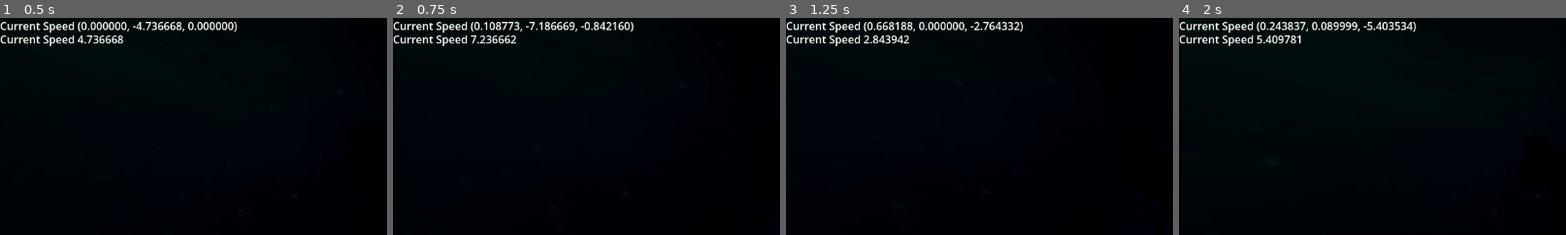
Above: before the commit, frames 1-4 (left to right).
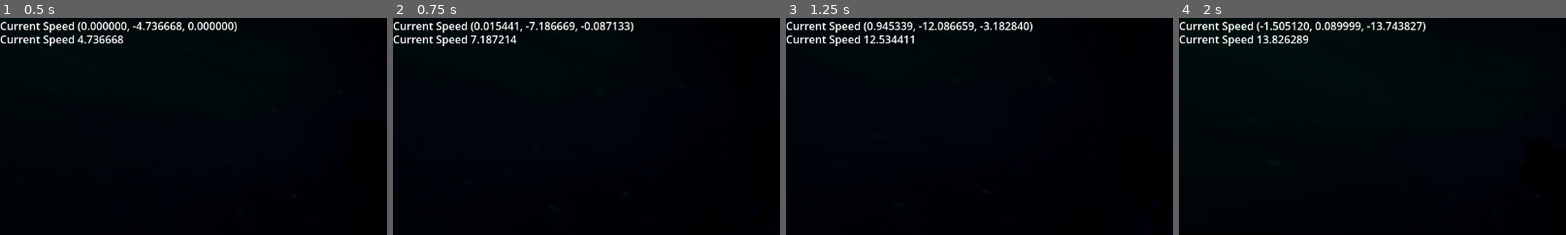
Above: after the commit, the same moments.

Repository: sobakacece/arcticmonkeys
Game: Godot game, scene res://TestScene_3d.tscn
The game is run twice, just before and just after one commit, with the same random seed, the same clock (stepped at 60 frames per second) and the same inputs.
Inputs (mouse positions are % of the whole screen's width and height, from its top left):
- Up to frame 1 (0.5 s): no input
- Up to frame 2 (0.75 s): tap Enter (ui_accept) at 0.5 s; move the mouse to (55, 50) at 0.52 s; hold W (move_forward) from 0.53 s (still down)
- Up to frame 3 (1.25 s): keep holding W (move_forward); tap Enter (ui_accept) at 0.77 s
- Up to frame 4 (2 s): keep holding W (move_forward); move the mouse to (45, 50) at 1.27 s; tap Enter (ui_accept) at 1.52 s
The pictures show only the part of the screen within x 0-50%, y 0-50%; the shares and areas given below are measured in that part.

Frame 1 is identical in both runs. In frame 2, 0.7% of the frame differs, in the area x 22-62%, y 1-13%; in frame 3, 1.4%; in frame 4, 1.6%, in the area x 20-64%, y 1-13%.

Commit message:
Curves to acceleration

Diff:
--- a/TestScene_3d.tscn
+++ b/TestScene_3d.tscn
@@ -33,7 +33,6 @@
 [node name="Player" parent="." instance=ExtResource("2_sb0ac")]
 transform = Transform3D(1, 0, 0, 0, 1, 0, 0, 0, 1, 0, 10.9649, 0)
 turn_speed = 1.0
-acceleration_time = 0.2
 slowdown_time = 0.2
 
 [node name="Wall" parent="." instance=ExtResource("1_fjdu6")]
--- a/player.tscn
+++ b/player.tscn
@@ -4,12 +4,14 @@
 [ext_resource type="PackedScene" uid="uid://bqx666vmubd6c" path="res://assets/3D/char.tscn" id="2_85a4p"]
 
 [sub_resource type="Curve" id="Curve_lyvwj"]
-_data = [Vector2(0.00353357, 0), 0.0, 0.0, 0, 0, Vector2(0.469965, 0.451429), 0.0, 0.0, 0, 0, Vector2(0.770318, 0.468571), 0.0, 0.0, 0, 0, Vector2(1, 1), 0.0, 0.0, 0, 0]
-point_count = 4
+_data = [Vector2(0, 0), 0.0, 0.0, 0, 0, Vector2(1, 1), 1.4, 0.0, 0, 0]
+point_count = 2
 
 [sub_resource type="Curve" id="Curve_w0o3t"]
-_data = [Vector2(0.00353357, 0.982857), 0.0, 0.0, 0, 0, Vector2(0.636042, 0.588571), 0.0, 0.0, 0, 0, Vector2(0.773852, 0.557243), 0.0, 0.0, 0, 0, Vector2(1, 0), 0.0, 0.0, 0, 0]
-point_count = 4
+min_value = -1.0
+max_value = 0.0
+_data = [Vector2(0, -1), 0.0, 1.4, 0, 0, Vector2(1, 0), 0.0, 0.0, 0, 0]
+point_count = 2
 
 [sub_resource type="CapsuleShape3D" id="CapsuleShape3D_hrgk7"]
 
@@ -21,15 +23,16 @@
 physics_interpolation_mode = 1
 safe_margin = 0.06
 script = ExtResource("1_lukb3")
-turn_speed = 2.0
+turn_speed = 5.0
 acceleration_curve = SubResource("Curve_lyvwj")
 slowdown_curve = SubResource("Curve_w0o3t")
-slowdown_time = 0.5
+acceleration_time = 1.0
 max_speed = 25
 rotation_weight = 5.0
 rotation_speed_mod = 0.5
 
 [node name="CollisionShape3D" type="CollisionShape3D" parent="."]
+transform = Transform3D(1, 0, 0, 0, 1, 0, 0, 0, 1, 0, 0.888579, 0)
 shape = SubResource("CapsuleShape3D_hrgk7")
 
 [node name="SpringArm" type="SpringArm3D" parent="."]
--- a/scripts/player.gd
+++ b/scripts/player.gd
@@ -6,15 +6,16 @@
 @export var jump_velocity = 4.5
 @export var fall_acceleration = 75
 @export var turn_speed : float = 1
+@export var turn_curve : Curve
 
 @export_category("Acceleration")
 @export var acceleration_curve : Curve
 @export var slowdown_curve : Curve
 @export var acceleration_time : float = 0.2
-@export var slowdown_time : float = 0.2
 @export var max_speed = 50
-var acceleration = 0.0
-var deacceleration = 0.0
+#@export var slowdown_time : float = 0.2
+#var acceleration = 0.0
+#var deacceleration = 0.0
 
 #@export var slow_curve : float = 1
 var target_velocity = Vector3.ZERO
@@ -32,8 +33,9 @@
 
 #nodes
 var spring_arm
-var tween
 var visuals
+
+var time_elapsed = 0.0
 
 func _ease_velocity(value: float, curve: Curve, delta: float, total_time: float) -> float:
 	var factor = min(abs(value) / max_speed, 1.0) # Normalized factor for speed
@@ -77,37 +79,26 @@
 	if direction:
 		var target_velocity_x = direction.x * max_speed
 		var target_velocity_z = direction.z * max_speed
-		#acceleration = min(acceleration + delta / acceleration_time, 1.0)
+		time_elapsed+=delta
+		time_elapsed = clamp(time_elapsed, 0, acceleration_time)
+		var normalized_time = remap(time_elapsed, 0, acceleration_time, 0, 1)
+		print(normalized_time)
+		velocity.x = lerp(velocity.x, target_velocity_x, acceleration_curve.sample(normalized_time) * delta)
+		velocity.z = lerp(velocity.z, target_velocity_z, acceleration_curve.sample(normalized_time) * delta)
+	else:
+		time_elapsed-=delta
 
-		velocity.x = lerp(velocity.x, target_velocity_x, acceleration_curve.sample(acceleration_time) * delta)
-		velocity.z = lerp(velocity.z, target_velocity_z, acceleration_curve.sample(acceleration_time) * delta)
-		#velocity.x = _ease_velocity(direction.x * max_speed, acceleration_curve, delta, acceleration_time)
-		#velocity.z = _ease_velocity(direction.z * max_speed, acceleration_curve, delta, acceleration_time)
+		velocity.x = lerp(velocity.x, 0.0, -slowdown_curve.sample(0) * delta)
+		velocity.z = lerp(velocity.z, 0.0, -slowdown_curve.sample(0) * delta)
 
-		#velocity.z = clamp(velocity.z, -max_speed, max_speed)
-		#velocity.x = clamp(velocity.x, -max_speed, max_speed)
-		#velocity.x = direction.x * speed
-		#velocity.z = direction.z * speed
-		#var x = remap (time, 0, acceleration_time, 0, 1)
-		#velocity.x = velocity.move_toward(direction * speed, accel_curve.sample_baked(x) * accel).x
-		#var z = remap (time, 0, acceleration_time, 0, 1)
-		#velocity.z = velocity.move_toward(direction * speed, accel_curve.sample_baked(z) * accel).z
-	else:
-		velocity.x = lerp(velocity.x, 0.0, slowdown_curve.sample(slowdown_time) * delta)
-		velocity.z = lerp(velocity.z, 0.0, slowdown_curve.sample(slowdown_time) * delta)
-		#var x = remap (time, 0, slowdown_time, 0, 1)
-		#velocity.x = velocity.move_toward(direction * speed, slowdown_curve.sample_baked(x) * slowdown).x
-		#var z = remap (time, 0, slowdown_time, 0, 1)
-		#velocity.z = velocity.move_toward(direction * speed, slowdown_curve.sample_baked(z) * slowdown).z
+	move_and_slide()
 
 	if velocity.length() > 0.2:
 		rotate_visuals(delta)
 
 	else:
 		on_stop()
-		#visuals.rotation.y = lerpf(spring_arm.rotation.y, atan2(-velocity.x, -velocity.z), turn_speed * delta)
-	move_and_slide()
-	print(velocity.length())
+		#time_elapsed = 0.0
 
 func rotate_visuals(delta : float):
 	var current_rot = visuals.rotation_degrees
